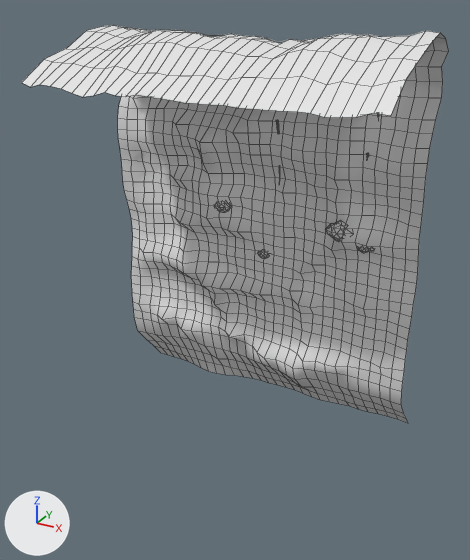
The FBX model Assets/ReSurvivor2/Blender/S7U_EarthBank_2m_B/S7U_EarthBank_2m_B.fbx, before and after one commit.
Rendered twice from a camera (50 mm lens) standing at (1.73, -3.61, 2.58) and looking at (0.02, -0.51, 1.03). Every picture has the same lights, and +X, +Y and +Z are marked at lower left. The picture after the commit comes second. Mesh edges are drawn as thin lines. Materials are left out; every surface is plain grey. Where no turn or scale is listed for an object, it has been applied to the vertices.

In view in the first picture: 'S7U_EarthBank_2m_B'.
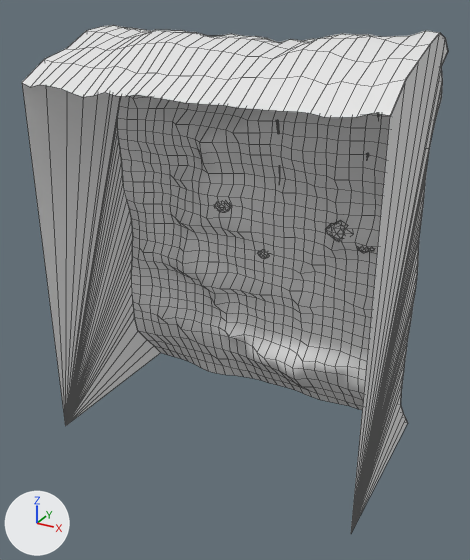
Pixel boxes (x1, y1, x2, y2) of what changed, in the pictures (470 x 560 px):
'S7U_EarthBank_2m_B', reshaped (28% taller)
    before: (22, 25, 448, 423)
    after: (22, 25, 448, 533)
part 1 of me_s7u_earthbank_2m_b_mesh, added
    after: (22, 53, 161, 426)
part 2 of me_s7u_earthbank_2m_b_mesh, added
    after: (351, 33, 448, 533)

Patch to the scene script:
```diff
--- a/Assets/ReSurvivor2/Blender/S7U_EarthBank_2m_B/S7U_EarthBank_2m_B.fbx.py
+++ b/Assets/ReSurvivor2/Blender/S7U_EarthBank_2m_B/S7U_EarthBank_2m_B.fbx.py
@@ me_s7u_earthbank_2m_b_mesh @@
 # used by ob_s7u_earthbank_2m_b; location = (0.0, 0.0, 0.0)
-me_s7u_earthbank_2m_b_mesh.from_pydata(...)  # 1500 vertices, 1561 faces; spans x -1.0..1.0, y -1.01..0.13, z -0.07..2.42
+me_s7u_earthbank_2m_b_mesh.from_pydata(...)  # 1578 vertices, 1635 faces; spans x -1.0..1.0, y -1.01..0.13, z -0.07..2.42
+# me_s7u_earthbank_2m_b_mesh part 1: a new loose piece of 39 vertices spanning x -1.0, y -1.0..0.11, z -0.06..2.4
+# me_s7u_earthbank_2m_b_mesh part 2: a new loose piece of 39 vertices spanning x 1.0, y -1.0..0.12, z -0.06..2.41
```
